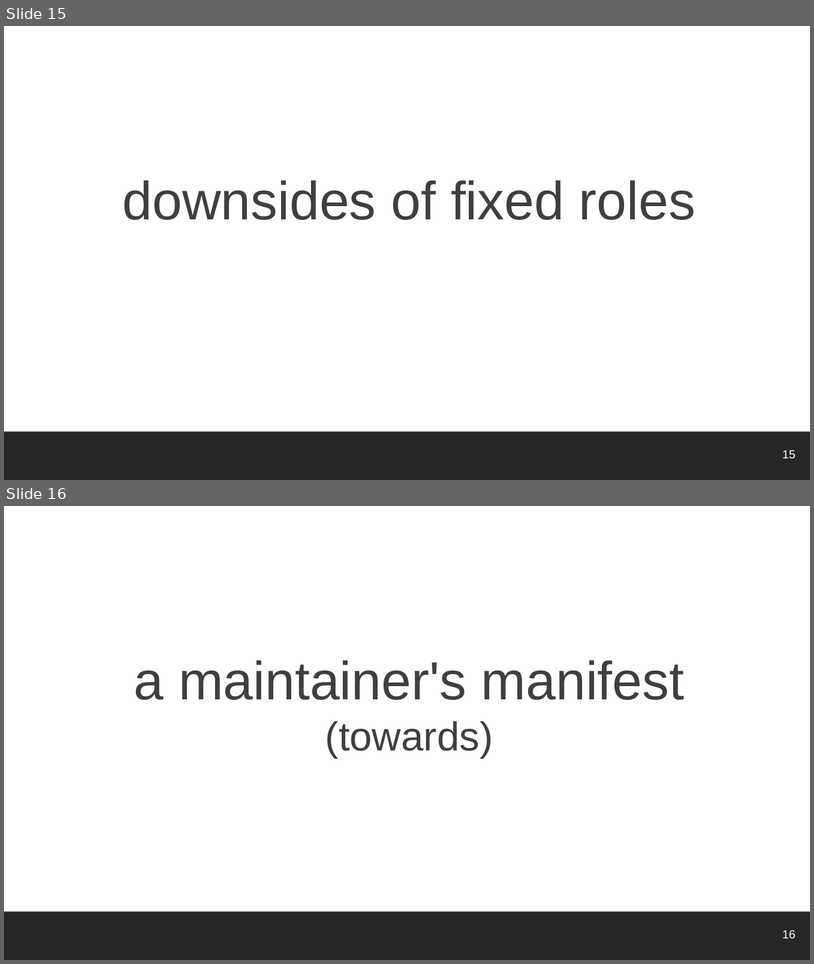
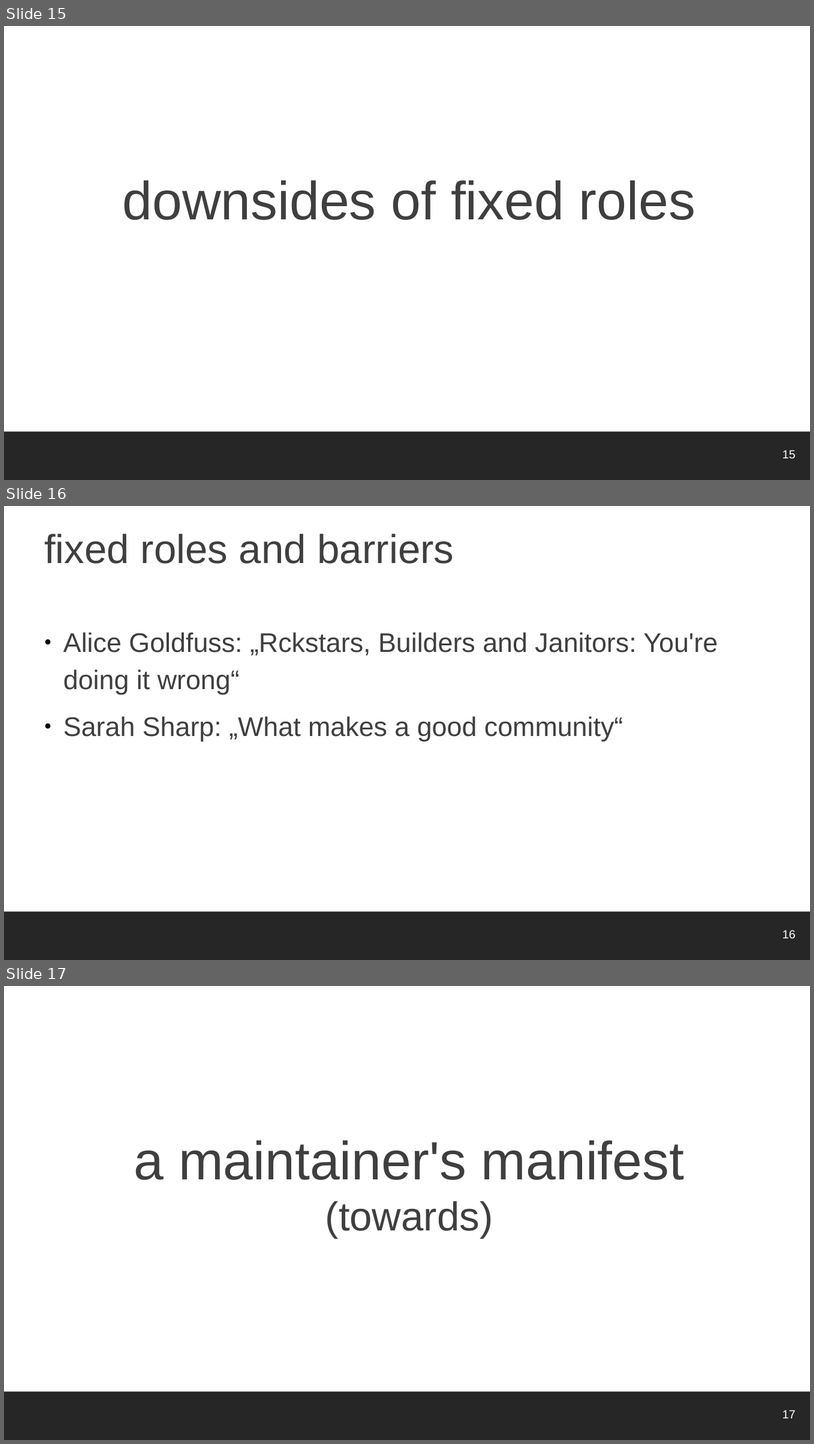
Before and after one commit to danvet/danvet.github.io, a slide deck: slides/ato-2017.odp. Shown one above the other, each under a label of ours: slides 15 and 16 before the commit, slides 15, 16 and 17 after it. The pictures are 814x964 and 814x1444 pixels, drawn with LibreOffice and Linux fonts; fonts in the diff are those of the drawing; background and template pictures are left out. Boxes give left, top, right and bottom in pixels: in the first picture for what was removed or moved away, otherwise in the second. Text is boxed around its words. In the diff, an @@ line names an element or a change of style, - is before the commit and + after.

```diff
--- a/slides/ato-2017.odp
+++ b/slides/ato-2017.odp
@@ slide 16 added at (x1=4, y1=506, x2=810, y2=960), background #FFFFFF; not listed: 2 template elements that a slide beside it also shows @@
@@ title added at (x1=44, y1=534, x2=455, y2=564), 36 pt, text #3F3F3F @@
+fixed roles and barriers
@@ text added at (x1=63, y1=632, x2=718, y2=741), 24 pt, text #3F3F3F @@
+● Alice Goldfuss: „Rckstars, Builders and Janitors: You're doing it wrong“
+● Sarah Sharp: „What makes a good community“
@@ what was slide 16 is now slide 17 @@
@@ page number at (x1=783, y1=1410, x2=796, y2=1418): text changed @@
-16
+17
```
Also in this commit, not shown: 2 other files.
